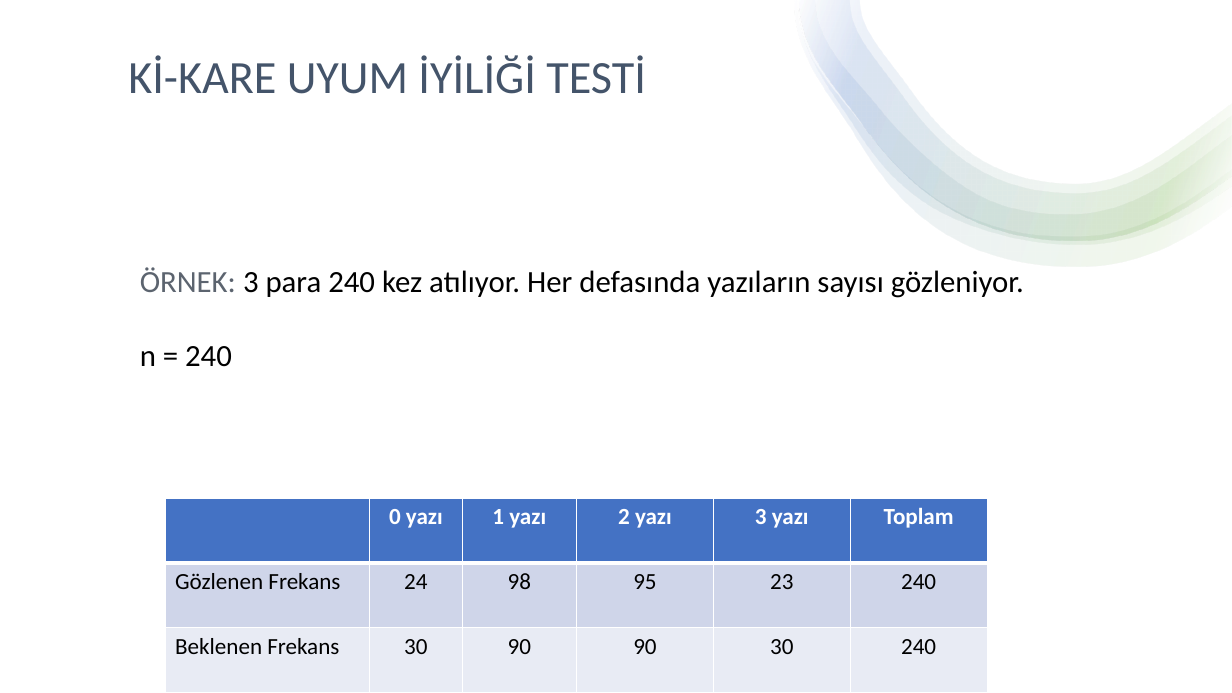
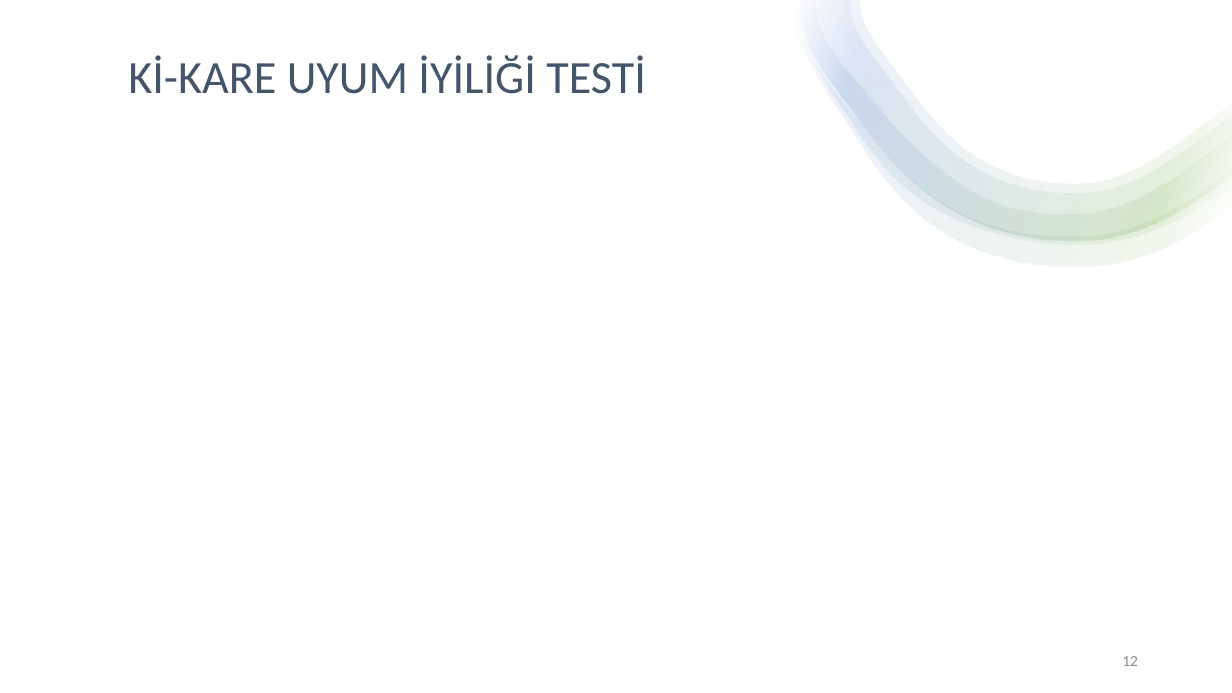
Before and after one commit to chnmzrkgithub/seminer, a slide deck: slide 12 of cihan.pptx (slide 9 before the commit). Drawn at 1232x693 pixels with LibreOffice and Linux fonts; fonts in the diff are those of the drawing. Boxes give left, top, right and bottom in pixels: in the first picture for what was removed or moved away, otherwise in the second. Text is boxed around its words. In the diff, an @@ line names an element or a change of style, - is before the commit and + after.

```diff
--- a/cihan.pptx
+++ b/cihan.pptx
@@ text removed at bbox=[140, 267, 1024, 367] @@
-ÖRNEK: 3 para 240 kez atılıyor. Her defasında yazıların sayısı gözleniyor.
-n = 240
@@ table removed at bbox=[166, 498, 987, 692], 3 rows, 6 columns @@
- | 0 yazı | 1 yazı | 2 yazı | 3 yazı | Toplam
-Gözlenen Frekans | 24 | 98 | 95 | 23 | 240
-Beklenen Frekans | 30 | 90 | 90 | 30 | 240
@@ page number added at bbox=[1122, 656, 1138, 666], 12 pt, text #8C8C8C @@
+12
```
Also in this commit, not shown: 10 other slides changed, 2 slides added, 1 slide removed, 2 other files.
